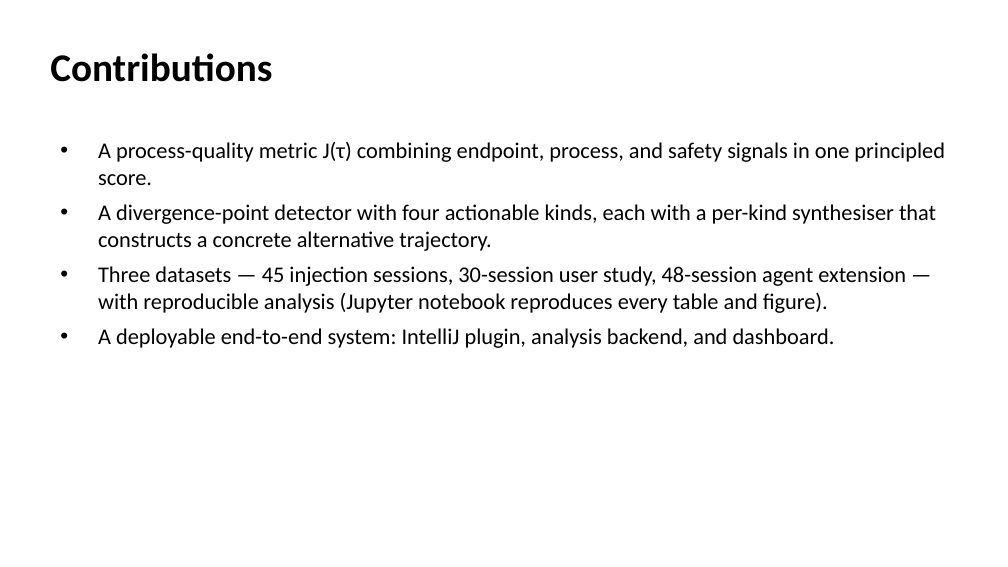
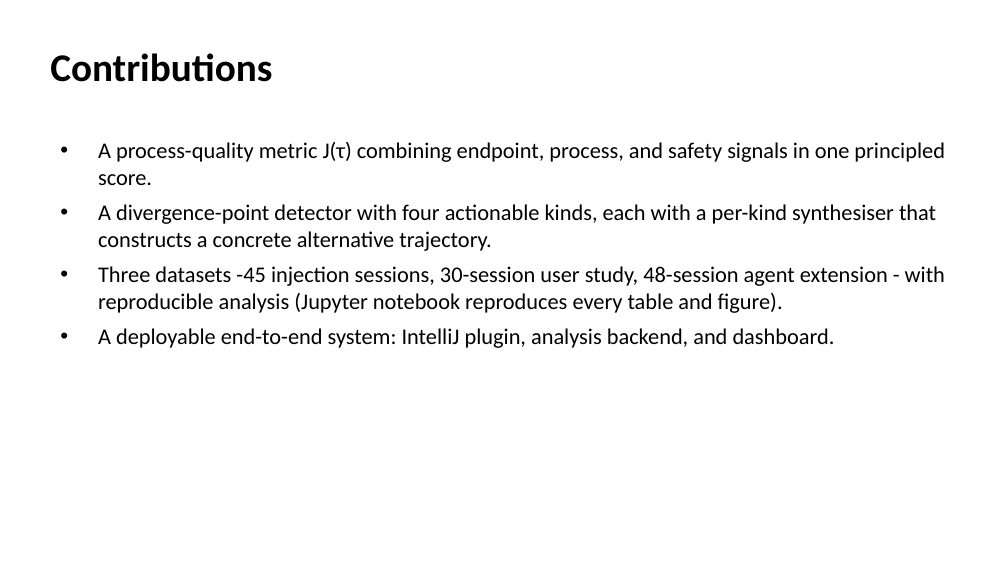
Before and after one commit to EthanHosier/fyp, a slide deck: slide 21 of presentation/slides.pptx (slide 19 before the commit). Drawn at 1008x567 pixels with LibreOffice and Linux fonts; fonts in the diff are those of the drawing. Boxes give left, top, right and bottom in pixels: in the first picture for what was removed or moved away, otherwise in the second. Text is boxed around its words. In the diff, an @@ line names an element or a change of style, - is before the commit and + after.

```diff
--- a/presentation/slides.pptx
+++ b/presentation/slides.pptx
@@ text at (98,266,945,313): text changed @@
-• Three datasets — 45 injection sessions, 30-session user study, 48-session agent extension — with reproducible analysis (Jupyter notebook reproduces every table and figure).
+• Three datasets -45 injection sessions, 30-session user study, 48-session agent extension - with reproducible analysis (Jupyter notebook reproduces every table and figure).
```
Also in this commit, not shown: 13 other slides changed, 5 slides added, 3 slides removed, 6 other files.
